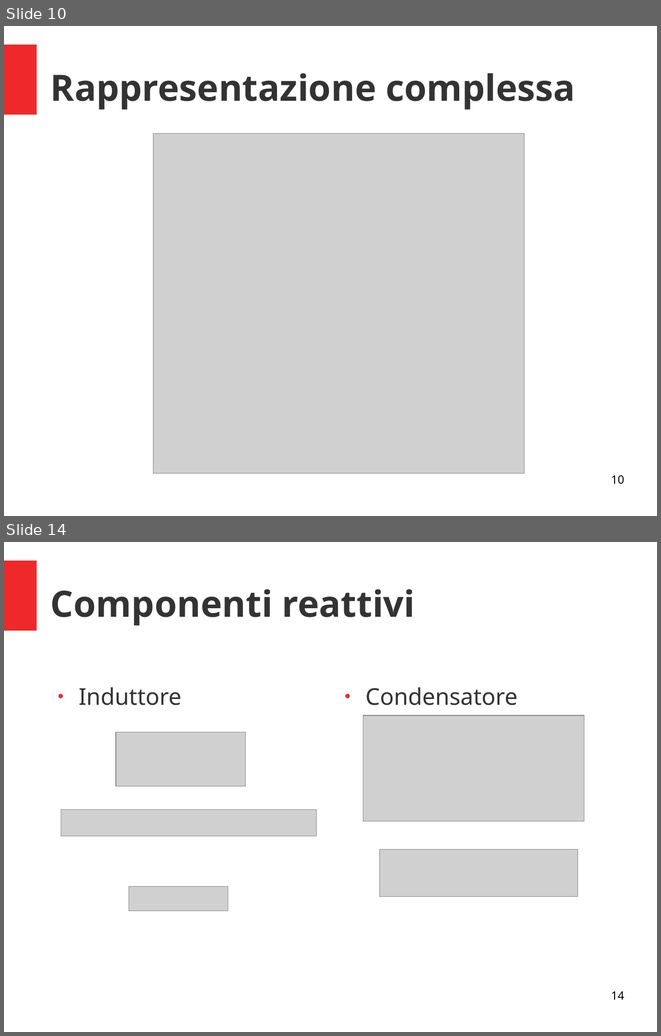
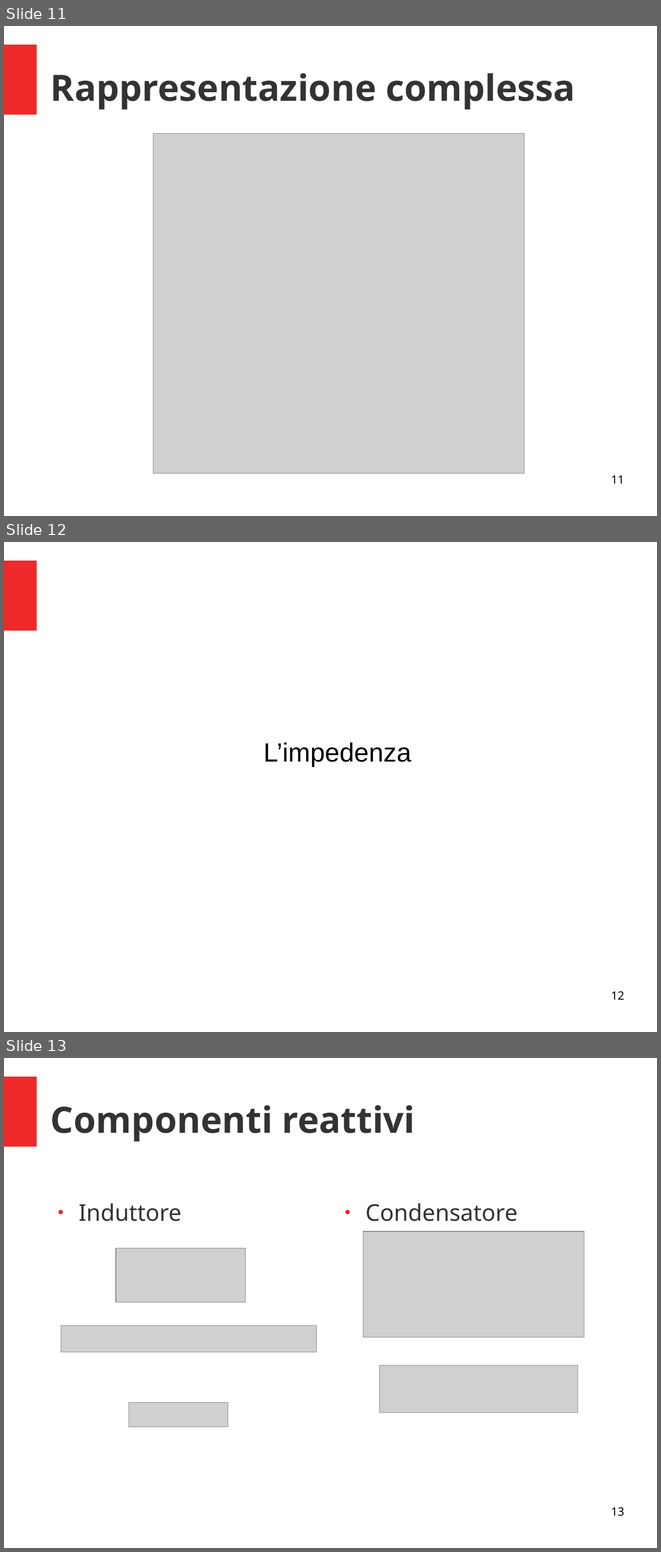
Before and after one commit to fuserale/Baronio, a slide deck: Anno 2019_2020/4A TL/2. La corrente alternata/2. La corrente alternata.odp. Shown one above the other, each under a label of ours: slides 10 and 14 before the commit, slides 11, 12 and 13 after it; the slides between them are not shown. The pictures are 661x1036 and 661x1552 pixels, drawn with LibreOffice and Linux fonts; fonts in the diff are those of the drawing; grey boxes stand for pictures. Boxes give left, top, right and bottom in pixels: in the first picture for what was removed or moved away, otherwise in the second. Text is boxed around its words. In the diff, an @@ line names an element or a change of style, - is before the commit and + after.

```diff
--- a/Anno 2019_2020/4A TL/2. La corrente alternata/2. La corrente alternata.odp
+++ b/Anno 2019_2020/4A TL/2. La corrente alternata/2. La corrente alternata.odp
@@ slide 12 added at <box>4,542,657,1032</box>, background #FFFFFF; not listed: 1 template element that a slide beside it also shows @@
@@ subtitle added at <box>264,742,412,766</box>, 32 pt, text #000000 @@
+L’impedenza
@@ page number added at <box>611,991,624,999</box>, 14 pt, text #000000 @@
+12
@@ what was slide 10 is now slide 11 @@
@@ page number at <box>611,475,624,483</box>: text changed @@
-10
+11
@@ what was slide 14 is now slide 13 @@
@@ page number at <box>611,1507,624,1516</box>: text changed @@
-14
+13
```
Also in this commit, not shown: 16 other slides added, 7 slides removed, 14 other files.
